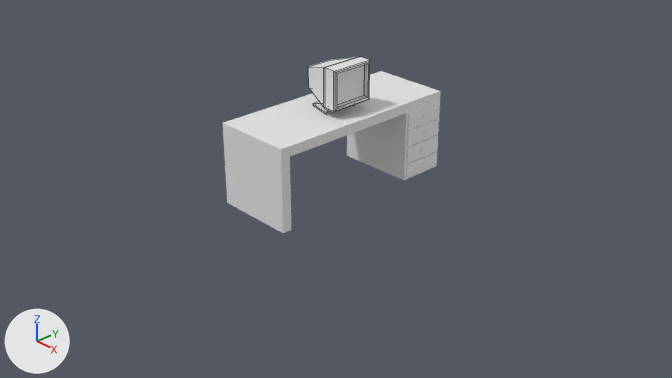
The Blender file Blender/Desk.blend: old version first, new version second.
Both versions are drawn from the file's camera 'Camera'. Lighting does not change. The marker at lower left points along +X, +Y and +Z. Mesh edges are drawn as thin lines on the coarser meshes.

In view in the first picture: 'Desk', 'Monitor'.
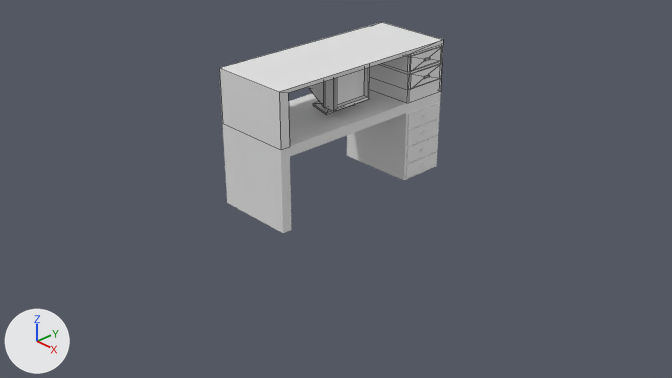
The edits, one by one:
Mesh me_plane_001 is new.
It has 82 vertices, 76 faces and spans x -0.5..0.53, y -1.25..1.28, z 0.28..0.93.
Object 'TopDesk' (ob_topdesk) is new; it shows me_plane_001.
Its location is (0.0, 0.0, 0.714).

Changed parts and their boxes [x1, y1, x2, y2] in the pictures (672 x 378 px):
'TopDesk', added
    after: [219, 22, 443, 149]
